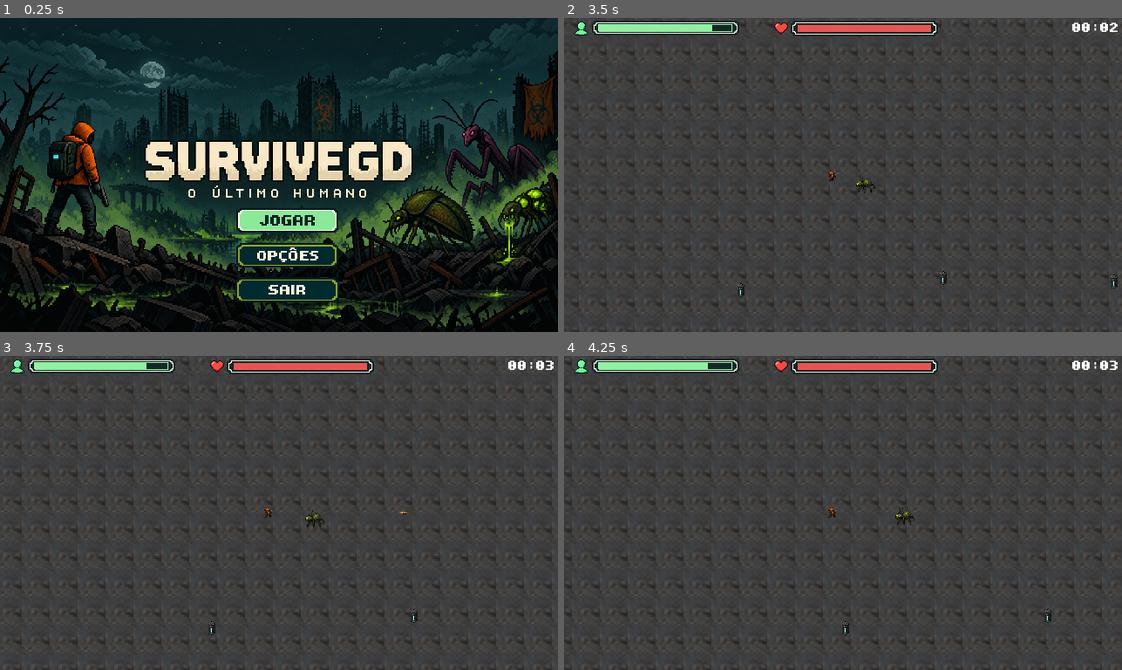
Above: before the commit, frames 1-4 (two rows, left to right).
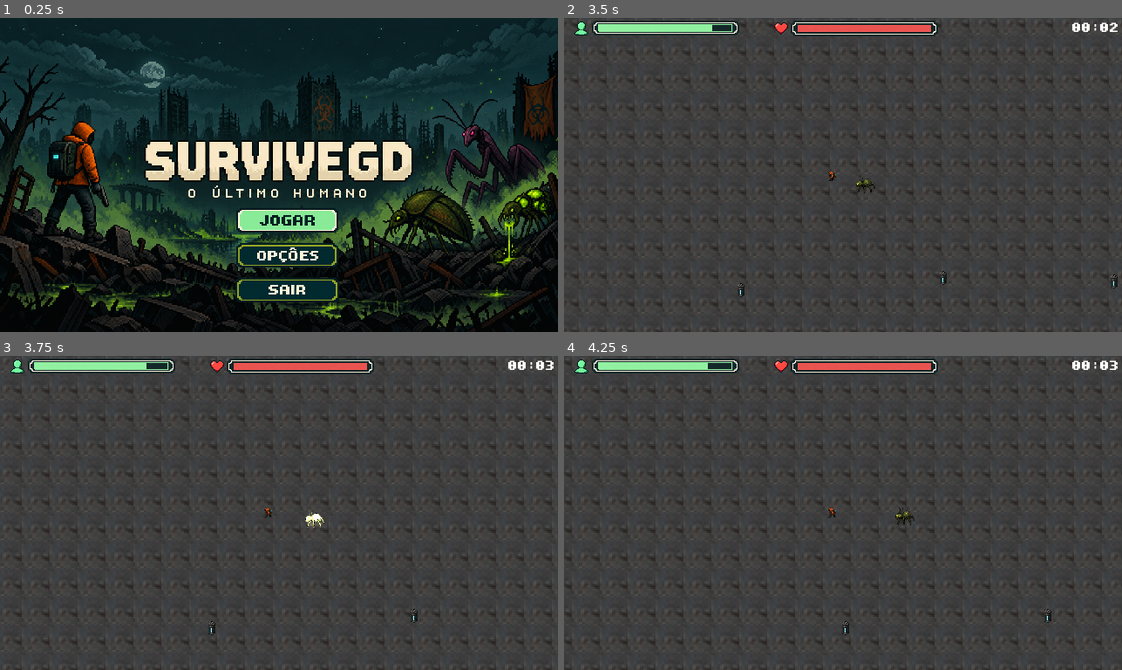
Above: after the commit, the same moments.

Repository: DevLucasOnly/DevLucasOnly-SurviveGD-Prototipo-de-Sobrevivencia-2D
Game: Godot game, scene res://scenes/main_menu.tscn
Same seed, same stepped clock (60 frames per second), same inputs: the game is played once before the commit and once after it.
Inputs (mouse positions are in pixels of both pictures, inside the frame that each line leads up to):
- Up to frame 1 (0.25 s): no input
- Up to frame 2 (3.5 s): click (848, 218) at 0.5 s; tap Enter at 1.25 s; move the mouse to (815, 237) at 1.27 s; press the mouse at (815, 237) at 1.28 s; hold W (move_up) 1.28-2.78 s; move the mouse to (1010, 222) at 2.02 s; release the mouse at (1010, 222) at 2.03 s; click (1010, 222) at 2.1 s; move the mouse to (675, 127) at 2.77 s; press the mouse at (675, 127) at 2.78 s; hold A (move_left) from 2.78 s (still down)
- Up to frame 3 (3.75 s): keep holding A (move_left); move the mouse to (306, 513) at 3.52 s; release the mouse at (306, 513) at 3.53 s; click (306, 513) at 3.6 s
- Up to frame 4 (4.25 s): keep holding A (move_left)

Frames 1-2 are identical in both runs. In frame 3, 0.1% of the frame differs, in the area x 54-73%, y 48-55%; in frame 4, nothing differs.

Commit message:
Ajuste no projetil que estava passando direto

Diff:
--- a/scenes/inimigo.tscn
+++ b/scenes/inimigo.tscn
@@ -120,7 +120,7 @@
 [node name="Hitbox" type="Area2D" parent="." unique_id=1996568289]
 
 [node name="CollisionShape2D" type="CollisionShape2D" parent="Hitbox" unique_id=66543122]
-position = Vector2(0, 2)
+position = Vector2(0, 1)
 shape = SubResource("CircleShape2D_snp6e")
 
 [connection signal="body_entered" from="Hitbox" to="." method="_on_hitbox_body_entered"]
--- a/scenes/projetil.tscn
+++ b/scenes/projetil.tscn
@@ -24,5 +24,5 @@
 
 [node name="VisibleOnScreenEnabler2D" type="VisibleOnScreenEnabler2D" parent="." unique_id=8279991]
 
-[connection signal="body_entered" from="." to="." method="_on_body_entered"]
+[connection signal="area_entered" from="." to="." method="_on_area_entered"]
 [connection signal="screen_exited" from="VisibleOnScreenEnabler2D" to="." method="_on_visible_on_screen_enabler_2d_screen_exited"]
--- a/scripts/projetil.gd
+++ b/scripts/projetil.gd
@@ -7,13 +7,17 @@
 func _physics_process(delta: float) -> void:
 	position += direction * speed * delta
 
+# --- NOVO: Deteta dano através da Hitbox (Area2D) ---
+func _on_area_entered(area: Area2D) -> void:
+	var entidade = area.get_parent() # Acede ao nó raiz (CharacterBody2D) que contém o script
+
+	if entidade and entidade.name != "Player" and entidade.has_method("receber_dano"):
+		entidade.receber_dano(damage)
+		queue_free()
+
+# --- ATUALIZADO: Serve apenas para destruir o tiro no cenário físico ---
 func _on_body_entered(body: Node2D) -> void:
-	# Ignora o próprio jogador; requer que o inimigo tenha o método 'receber_dano'
-	if body.name != "Player" and body.has_method("receber_dano"):
-		body.receber_dano(damage)
-		queue_free()
-	# Destrói a bala se bater em paredes (StaticBody2D ou TileMapLayer)
-	elif not body.name == "Player":
+	if body.name != "Player":
 		queue_free()
 
 func _on_visible_on_screen_notifier_2d_screen_exited() -> void:
